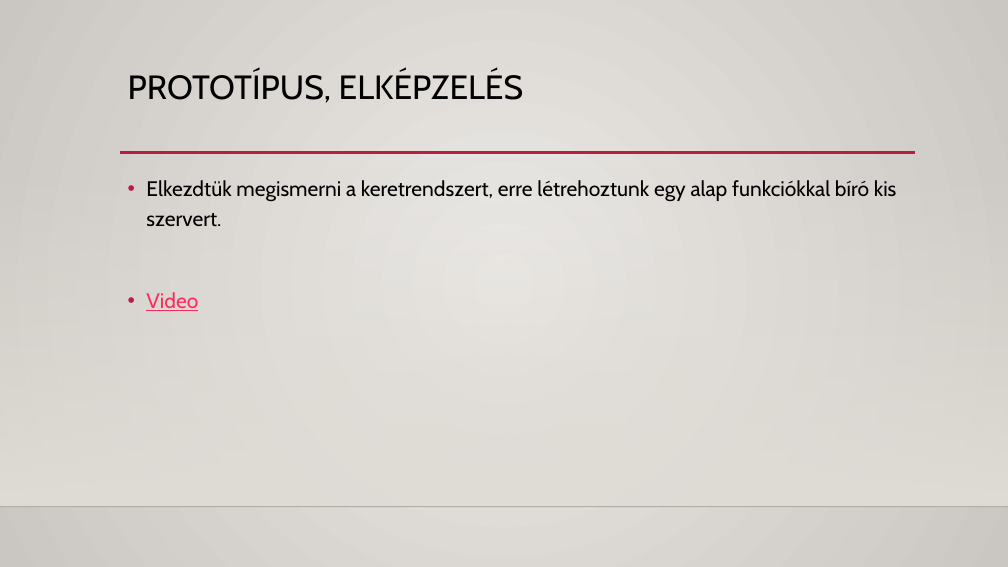
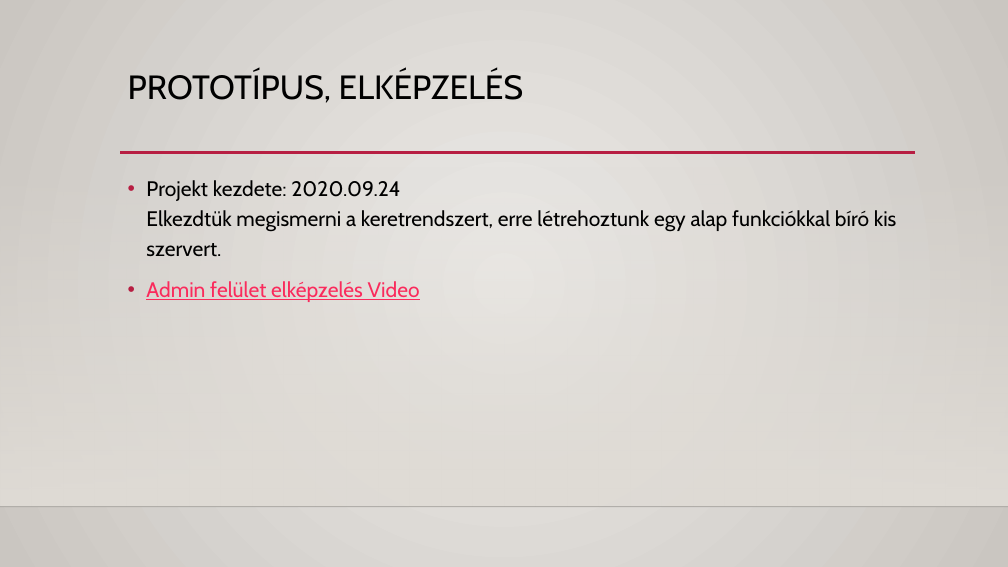
Before and after one commit to vlzsombor/rf-ingatlan-teljes, a slide deck: slide 6 of dokumentumok/Bemutato.pptx (slide 4 before the commit). Drawn at 1008x567 pixels with LibreOffice and Linux fonts; fonts in the diff are those of the drawing; background and template pictures are left out. Boxes give left, top, right and bottom in pixels: in the first picture for what was removed or moved away, otherwise in the second. Text is boxed around its words. In the diff, an @@ line names an element or a change of style, - is before the commit and + after.

```diff
--- a/dokumentumok/Bemutato.pptx
+++ b/dokumentumok/Bemutato.pptx
@@ text at [146,180,897,302]: text changed @@
-• Elkezdtük megismerni a keretrendszert, erre létrehoztunk egy alap funkciókkal bíró kis szervert.
-• Video
+• Projekt kezdete: 2020.09.24
+  Elkezdtük megismerni a keretrendszert, erre létrehoztunk egy alap funkciókkal bíró kis szervert.
+• Admin felület elképzelés Video
```
Also in this commit, not shown: 3 other slides changed, 1 other file.
